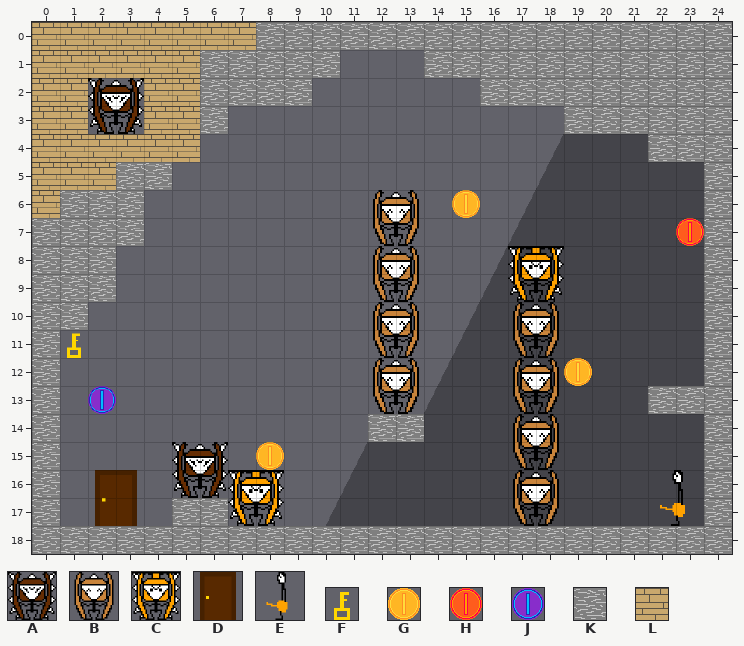
Tiled map: Code/resources/Salle4.tmx. That is the earlier state.
Cells are 32x32 px. Shown: x 0..24, y 0..18.
Key: from "EnnemiTile": A 0, B 3, C 4; from "GoalTile": D 0, E 1; from "PickUpTile": F 0, G 1, H 2, J 3; from "StaticTile": K 0, L 1.
_ is an empty cell.
Layers that did not change in this view are not listed.
Layer "Static" before, first column x 0:
 0 LLLLLLLLKKKKKKKKKKKKKKKKK
 1 LLLLLLKKKKK___KKKKKKKKKKK
 2 LL__LLKKKK______KKKKKKKKK
 3 LLA_LLK____________KKKKKK
 4 LLLLLL________________KKK
 5 LLLKK___________________K
 6 LKKK___________G________K
 7 KKKK________B__________HK
 8 KKK_____________________K
 9 KKK_________B____C______K
10 KK______________________K
11 KF__________B____B______K
12 K__________________G____K
13 K_J_________B____B____KKK
14 K___________KK__________K
15 K_______G________B______K
16 K____A__________________K
17 K_D__KKC_________B____E_K
18 KKKKKKKKKKKKKKKKKKKKKKKKK
New version:
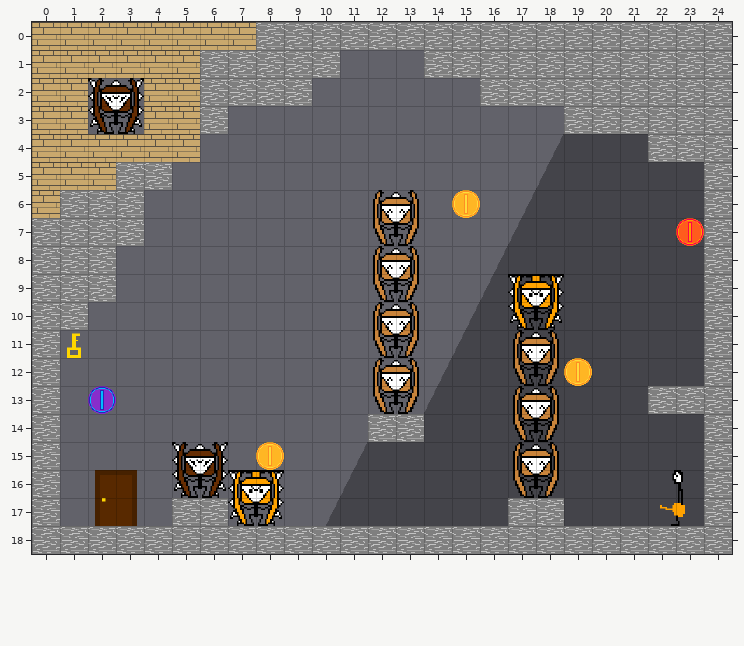
Commit: Ajout du texte dans la première salle + modif de certaines salles
Changes in this commit:
Layer "Static":
The edit adds tile B in row 12 at x 17; in row 14 at x 17; in row 16 at x 17.
The edit adds tile C in row 10 at x 17.
Tile B gives way to tile K in row 17 at x 17.
The edit adds tile K in row 17 at x 18.
Tile B is gone in row 11 at x 17; in row 13 at x 17; in row 15 at x 17.
Tile C is gone in row 9 at x 17.
Boxes around the changes in both pictures, in picture pixels (x1, y1, x2, y2):
changed: (508, 246, 564, 526)
